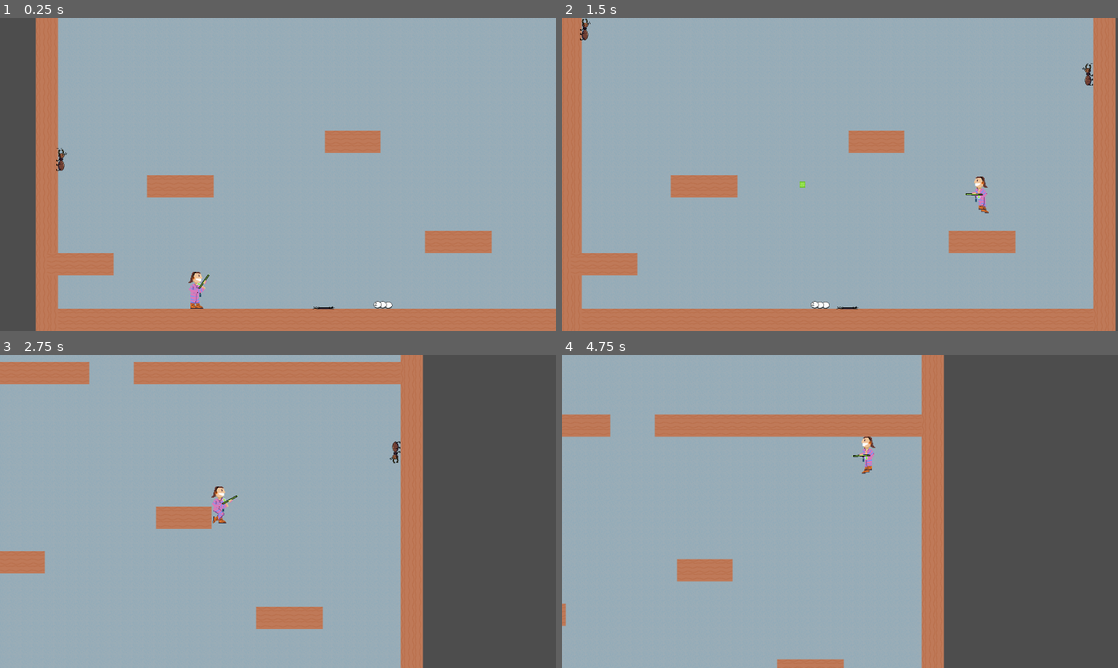
Above: before the commit, frames 1-4 (two rows, left to right).
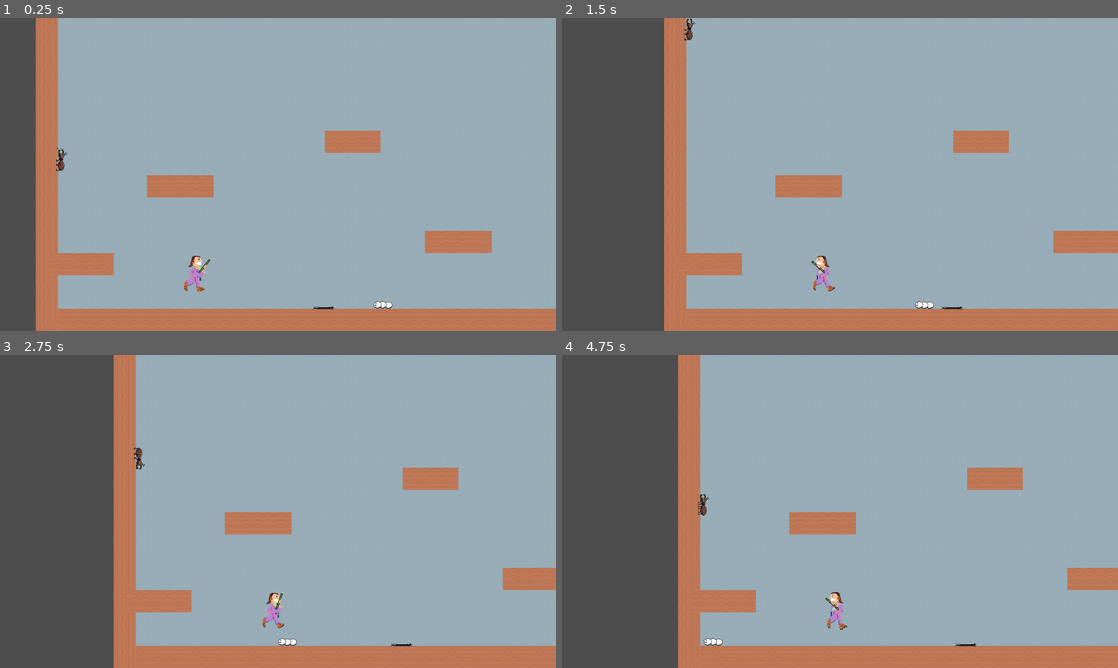
Above: after the commit, the same moments.

Repository: deruitda/ludum-dare-56
Game: Godot game, scene res://scenes/levels/termite_extermination_andrew.tscn
Same seed, same stepped clock (60 frames per second), same inputs: the game is played once before the commit and once after it.
Inputs (mouse positions are in pixels of both pictures, inside the frame that each line leads up to):
- Up to frame 1 (0.25 s): no input
- Up to frame 2 (1.5 s): move the mouse to (962, 158) at 0.52 s; press the mouse at (962, 158) at 0.53 s; hold D (move_right) from 0.53 s (still down); tap Space (jump) at 0.77, 1.07 s; move the mouse to (728, 190) at 1.27 s; release the mouse at (728, 190) at 1.28 s; click (728, 190) at 1.35 s
- Up to frame 3 (2.75 s): tap Space (jump) at 1.52, 1.82 s; move the mouse to (333, 442) at 2.02 s; release D (move_right) at 2.03 s; press the mouse at (333, 442) at 2.03 s; hold A (move_left) from 2.03 s (still down)
- Up to frame 4 (4.75 s): move the mouse to (812, 574) at 2.77 s; release A (move_left) at 2.78 s; release the mouse at (812, 574) at 2.78 s; hold D (move_right) 2.78-4.28 s; click (812, 574) at 2.85 s; tap Space (jump) at 3.02, 3.32, 3.77, 4.07, 4.52 s; move the mouse to (1006, 558) at 3.52 s; press the mouse at (1006, 558) at 3.53 s; move the mouse to (673, 464) at 4.27 s; release the mouse at (673, 464) at 4.28 s; hold A (move_left) from 4.28 s (still down); click (673, 464) at 4.35 s

The runs differ from the first frame. In frame 1, 0.4% of the frame differs, in the area x 33-38%, y 76-93%; in frame 2, 32%; in frame 3, 62%; in frame 4, 67%, in the area x 0-100%, y 0-100%.
Error after the commit: Parse Error: Too few arguments for "shoot_bullet()" call. Expected at least 1 but received 0. (res://scenes/player/player.gd:46)

Commit message:
auto shooting lfg

Diff:
--- a/scenes/gun/gun.tscn
+++ b/scenes/gun/gun.tscn
@@ -126,3 +126,9 @@
 
 [node name="AudioStreamPlayer2D" type="AudioStreamPlayer2D" parent="."]
 stream = ExtResource("6_ib0q8")
+
+[node name="ShootingCooldown" type="Timer" parent="."]
+wait_time = 0.25
+one_shot = true
+
+[connection signal="timeout" from="ShootingCooldown" to="." method="_on_shooting_cooldown_timeout"]
--- a/scenes/gun/muzzle.gd
+++ b/scenes/gun/muzzle.gd
@@ -1,6 +1,7 @@
 extends Node2D
 class_name Muzzle
 
+@export var shooting_direction: Vector2 = Vector2.RIGHT
 # Called when the node enters the scene tree for the first time.
 func _ready() -> void:
 	pass # Replace with function body.
@@ -9,9 +10,10 @@
 func _process(delta: float) -> void:
 	pass
 
-func create_bullet(bullet_packed_scene: PackedScene, direction: Vector2):
+func create_bullet(bullet_packed_scene: PackedScene):
 	var new_bullet_position = global_position
 	var new_bullet = bullet_packed_scene.instantiate() as Bullet
 	new_bullet.global_position = new_bullet_position
-	new_bullet.set_direction(direction)
+	var adjusted_direction = shooting_direction.rotated(global_rotation)
+	new_bullet.set_direction(adjusted_direction)
 	SignalBus.create_bullet.emit(new_bullet)
--- a/scenes/player/player.gd
+++ b/scenes/player/player.gd
@@ -1,5 +1,8 @@
 extends CharacterBody2D
 class_name Player
+
+@onready var gun_pivot: GunPivot = $GunPivot
+@onready var gun: Gun = $GunPivot/Gun
 
 #inputs
 @onready var direction_input: float = 0.0
@@ -38,7 +41,9 @@
 		return
 
 	direction_input = Input.get_axis("move_left", "move_right")
-
+	gun_pivot.rotate_toward_position(get_global_mouse_position())
+	if Input.is_action_pressed("shoot"):
+		gun.shoot_bullet()
 
 	set_actions(delta)
 	set_states()
@@ -67,7 +72,6 @@
 		velocity_component.apply_move(left_right_input, delta)
 	elif is_in_air:
 		velocity_component.apply_in_air_movement(direction_input, delta)
-
 	elif is_idle:
 		velocity_component.apply_idle(delta)
 
